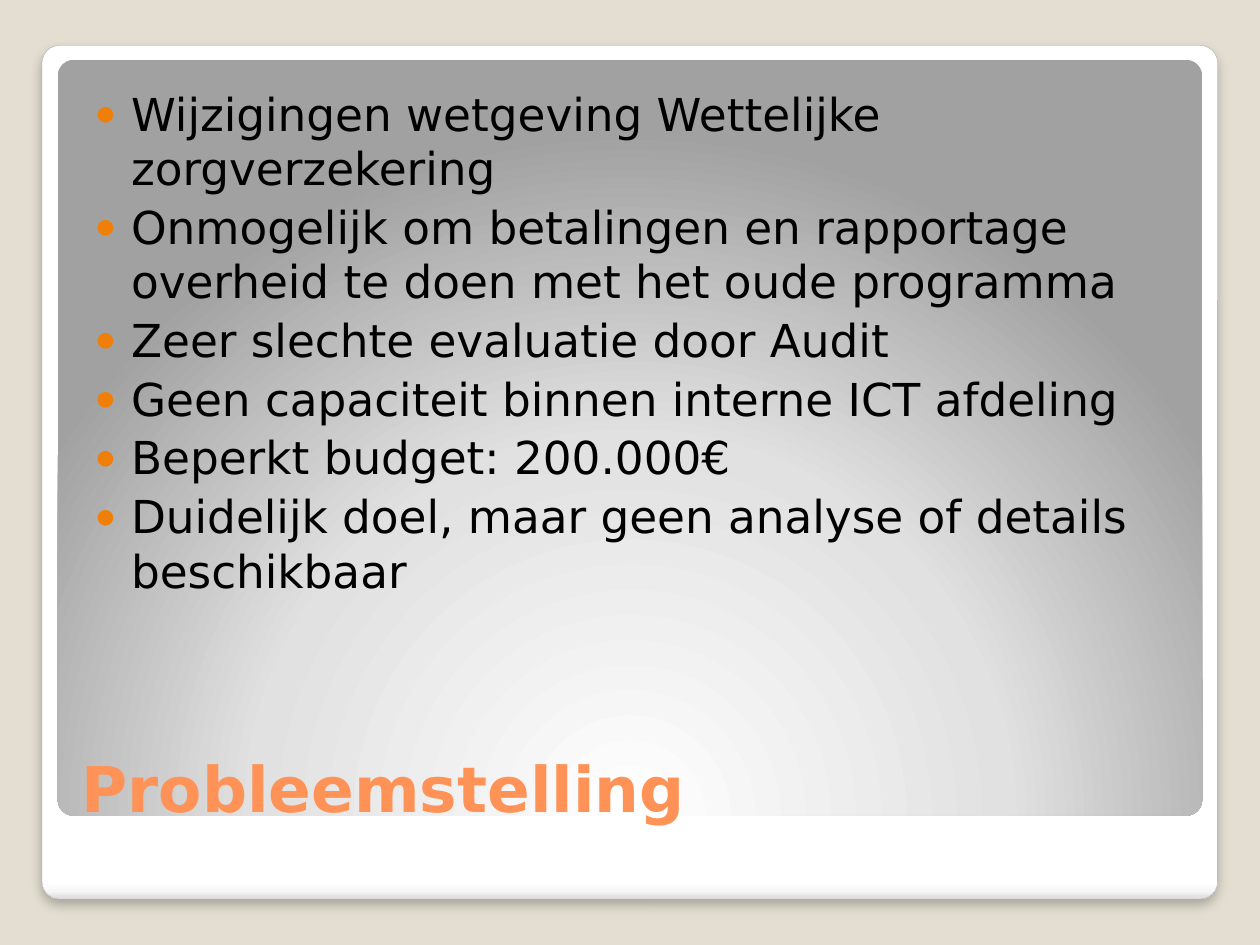
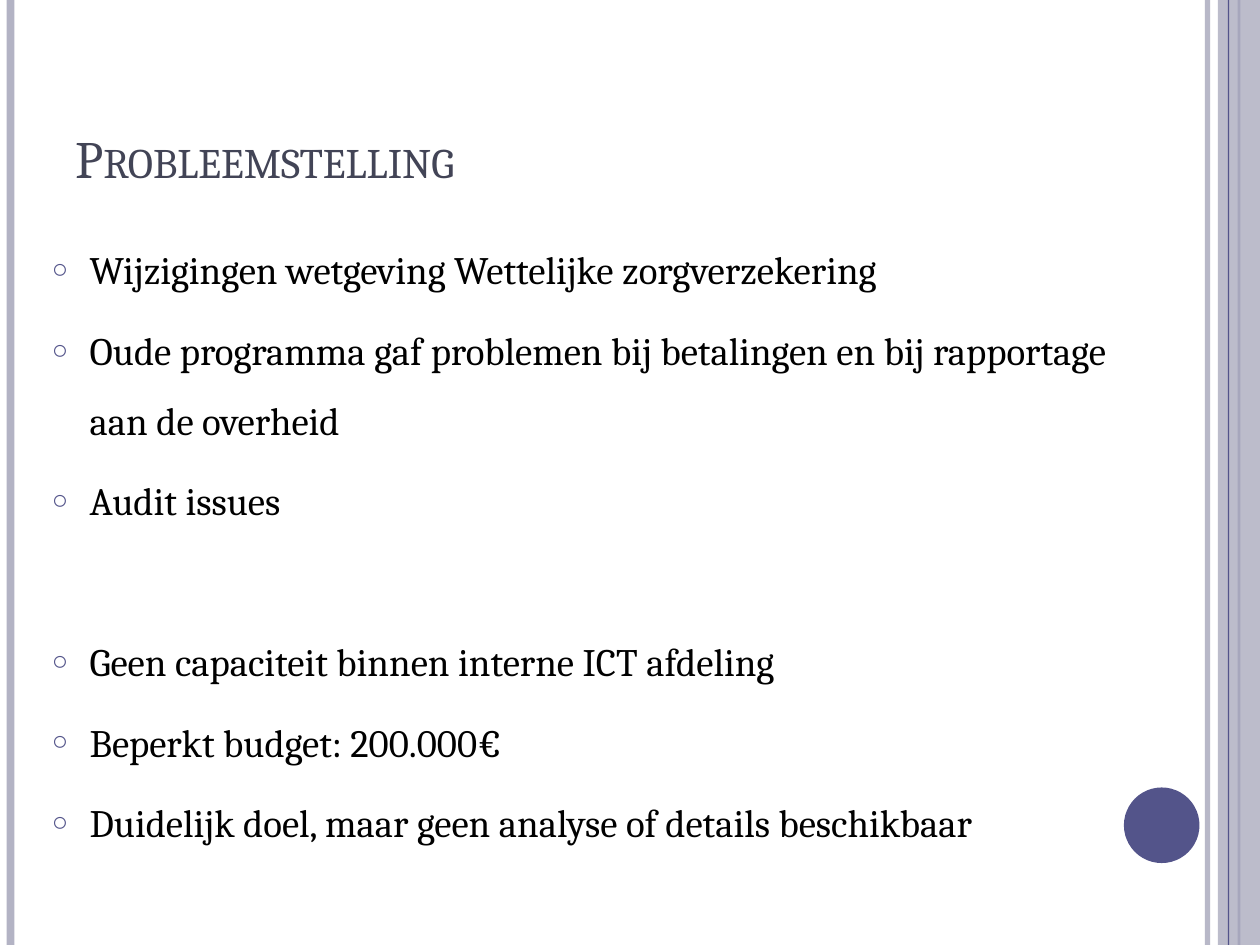
Before and after one commit to michelgrootjans/dkvlessonslearned, a slide deck: slide 3 of slides/Management Session/Lessons Learned.pptx. Drawn at 1260x945 pixels with LibreOffice and Linux fonts; fonts in the diff are those of the drawing. Boxes give left, top, right and bottom in pixels: in the first picture for what was removed or moved away, otherwise in the second. Text is boxed around its words. In the diff, an @@ line names an element or a change of style, - is before the commit and + after.

```diff
--- a/slides/Management Session/Lessons Learned.pptx
+++ b/slides/Management Session/Lessons Learned.pptx
@@ background #E3DED1 to #FFFFFF @@
@@ line added from (10, 0) to (10, 945), #B3B4C4 4.5 pt @@
@@ line added from (1207, 0) to (1207, 945), #B3B4C4 3 pt @@
@@ rectangle added at bbox=[1218, 0, 1260, 945], fill #B3B4C4 at 87% opacity @@
@@ line added from (1228, 0) to (1228, 945), #53548A 0.75 pt @@
@@ line added from (1239, 0) to (1239, 945), #53548A 1.5 pt @@
@@ rounded rectangle removed at bbox=[42, 45, 1217, 900] @@
@@ rounded rectangle removed at bbox=[58, 59, 1202, 815] @@
@@ title "Probleemstelling": place and size @@
-title "Probleemstelling" at bbox=[82, 761, 685, 825]
+title "Probleemstelling" at bbox=[63, 38, 1092, 195]
@@ title "Probleemstelling" at bbox=[63, 38, 1092, 195]: size 36 to 30 pt, font DejaVu Sans to Cambria, text colour #FF9258 to #424456, bold off, small capitals on @@
@@ text "Wijzigingen wetgeving Wettelijke zorgverzekering": place and size @@
-text "Wijzigingen wetgeving Wettelijke zorgverzekering" at bbox=[131, 96, 1127, 589]
+text "Wijzigingen wetgeving Wettelijke zorgverzekering" at bbox=[90, 257, 1106, 846]
@@ text at bbox=[90, 257, 972, 846]: size 25.9 to 22.2 pt, font DejaVu Sans to Cambria in "Wijzigingen wetgeving Wettelijke zorgverzekering", "Geen capaciteit binnen interne ICT afdeling", "Beperkt budget: 200.000€", "Duidelijk doel, maar geen analyse of details ..."; bullet ● to ○; line spacing 1 to 1.5; more space between paragraphs; bullet colour #F07F09 to #53548A @@
@@ text at bbox=[90, 337, 1106, 516]: text changed; size 25.9 to 22.2 pt; font DejaVu Sans to Cambria @@
-● Onmogelijk om betalingen en rapportage overheid te doen met het oude programma
-● Zeer slechte evaluatie door Audit
+○ Oude programma gaf problemen bij betalingen en bij rapportage aan de overheid
+○ Audit issues
@@ ellipse added at bbox=[1124, 788, 1200, 863], fill #53548A @@
```
Also in this commit, not shown: 32 other slides changed, 18 slides added, 4 slides removed.
